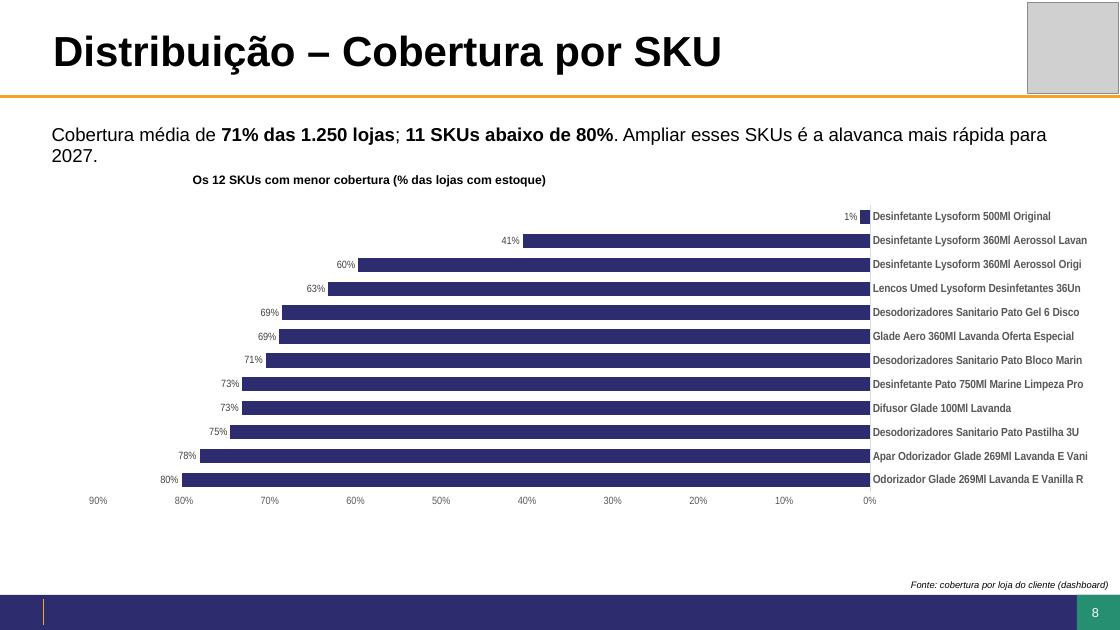
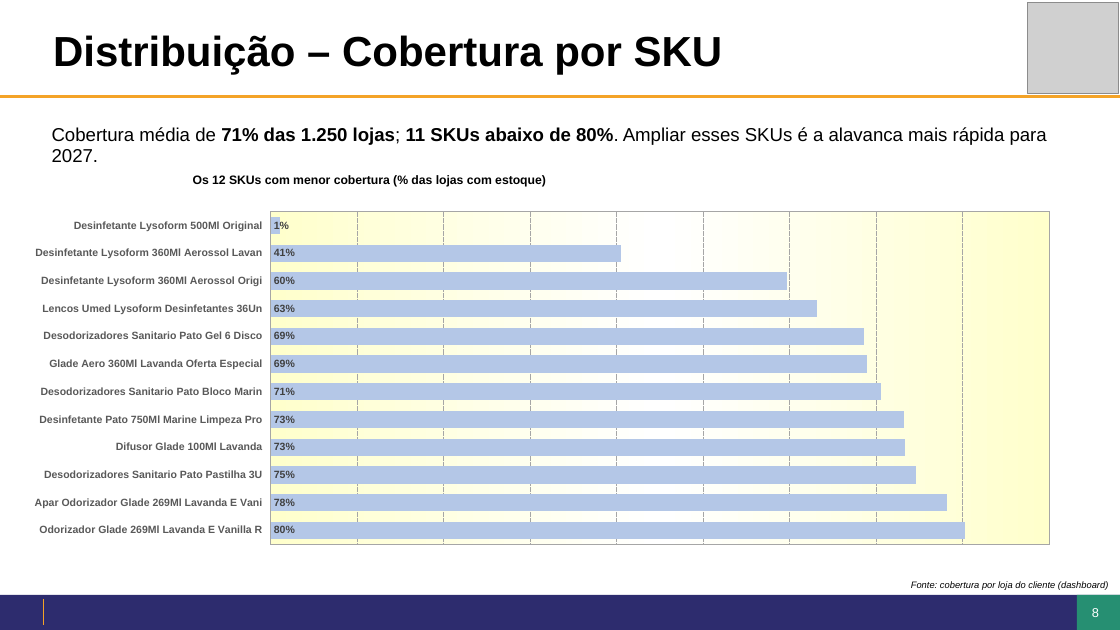
Before and after one commit to giovanoanjos27-del/Dashboard-Farma-sul, a slide deck: slide 8 of jbp/JBP2027_SaoJoao_Caroline.pptx. Drawn at 1120x630 pixels with LibreOffice and Linux fonts; fonts in the diff are those of the drawing; grey boxes stand for pictures; background and template pictures are left out. Boxes give left, top, right and bottom in pixels: in the first picture for what was removed or moved away, otherwise in the second. Text is boxed around its words. In the diff, an @@ line names an element or a change of style, - is before the commit and + after.

```diff
--- a/jbp/JBP2027_SaoJoao_Caroline.pptx
+++ b/jbp/JBP2027_SaoJoao_Caroline.pptx
@@ bar chart at [25, 193, 1092, 563] @@
@@ colour of Series 1 #2D2C6E to #B4C7E7 @@
@@ data labels of Series 1 changed @@
@@ category axis changed @@
@@ value axis changed @@
@@ bar spacing changed @@
@@ background changed @@
@@ plot area changed @@
```
Also in this commit, not shown: 4 other slides changed, 12 other files.
